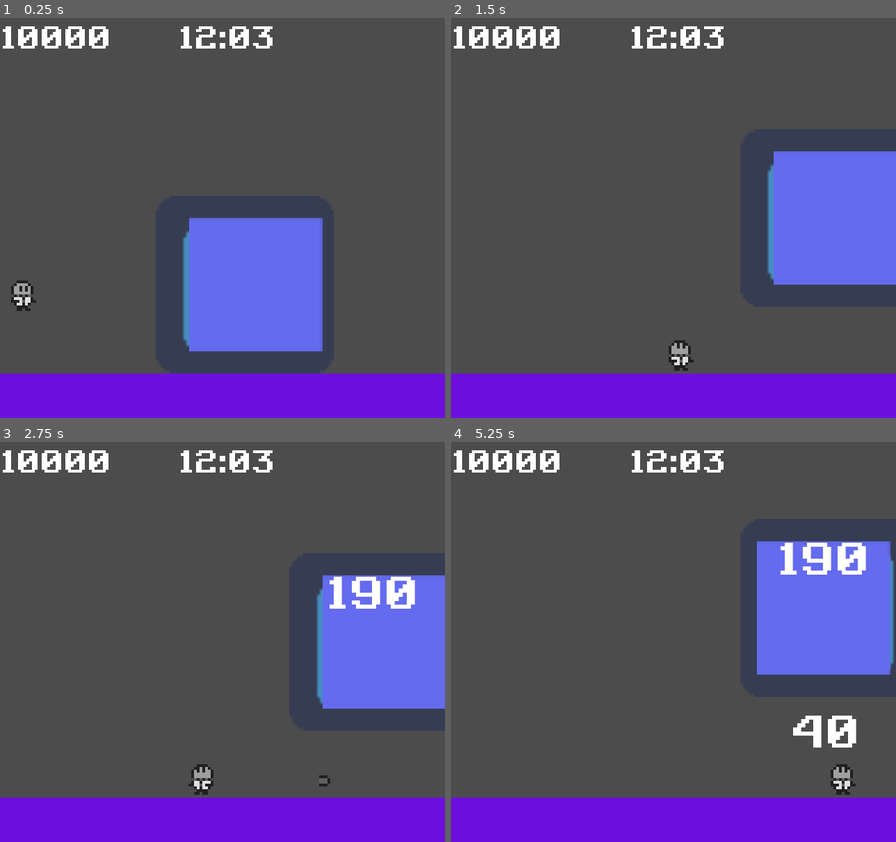
Above: before the commit, frames 1-4 (two rows, left to right).
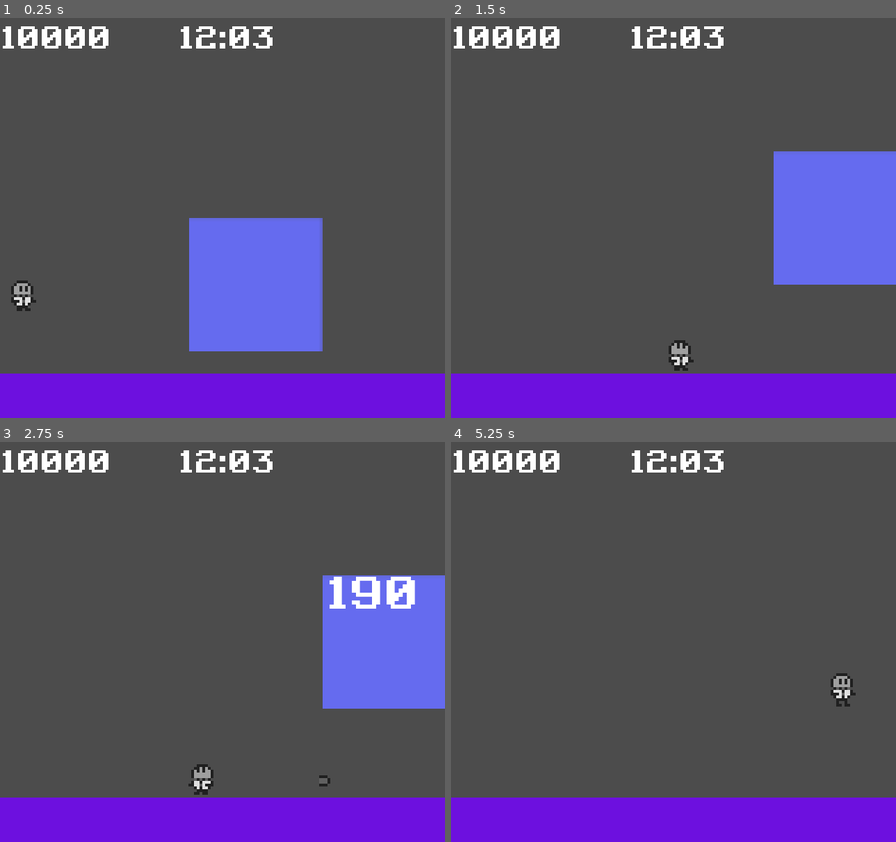
Above: after the commit, the same moments.

Repository: michaeldevlee/trials_of_the_galaxy
Game: Godot game, scene res://main.tscn
Same seed, same stepped clock (60 frames per second), same inputs: the game is played once before the commit and once after it. The engine's default icon, where the game draws it, is replaced by a stand-in: a white triangle on a blue panel in a dark square.
Inputs:
- Up to frame 1 (0.25 s): no input
- Up to frame 2 (1.5 s): hold Right (right) from 0.53 s (still down); tap D (dash) at 0.6 s; tap Space (jump) at 0.77 s; tap G (lock_facing_direction) at 1.35 s
- Up to frame 3 (2.75 s): tap Space (jump) at 1.52 s; release Right (right) at 2.03 s; hold Left (left) from 2.03 s (still down); hold F (shoot) from 2.03 s (still down)
- Up to frame 4 (5.25 s): release Left (left) at 2.78 s; release F (shoot) at 2.78 s; hold Right (right) 2.78-4.28 s; tap D (dash) at 2.85, 5.1 s; tap Space (jump) at 3.02, 3.77, 4.52 s; tap G (lock_facing_direction) at 3.6 s; hold Left (left) 4.28-5.03 s; tap F (shoot) at 4.35 s; hold Right (right) from 5.03 s (still down)

The runs differ from the first frame. In frame 1, 0.4% of the frame differs, in the area x 41-43%, y 53-83%; in frame 2, 0.4%; in frame 3, 0.4%; in frame 4, 11%, in the area x 68-100%, y 24-89%.

Commit message:
added rocket barrage state to boss attacks

Diff:
--- a/Core/Boss/AeroBot/AeroBot.tscn
+++ b/Core/Boss/AeroBot/AeroBot.tscn
@@ -8,7 +8,6 @@
 [ext_resource path="res://Core/Boss/AeroBot/Test_Boss.png" type="Texture" id=6]
 [ext_resource path="res://Core/Boss/AeroBot/FromIdle.gd" type="Script" id=7]
 [ext_resource path="res://Core/Boss/AeroBot/Barrage.gd" type="Script" id=8]
-[ext_resource path="res://icon.png" type="Texture" id=9]
 
 [sub_resource type="Animation" id=1]
 resource_name = "Attack_1"
@@ -35,14 +34,11 @@
 collision_mask = 3
 script = ExtResource( 5 )
 
-[node name="Sprite2" type="Sprite" parent="." index="0"]
-texture = ExtResource( 9 )
-
-[node name="Sprite" parent="." index="3"]
+[node name="Sprite" parent="." index="2"]
 scale = Vector2( 1.00307, 1 )
 texture = ExtResource( 6 )
 
-[node name="StateMachine" parent="." index="4"]
+[node name="StateMachine" parent="." index="3"]
 initial_state = NodePath("Idle")
 
 [node name="Idle" parent="StateMachine" index="0" instance=ExtResource( 1 )]
@@ -55,13 +51,10 @@
 [node name="Barrage" type="Node" parent="StateMachine" index="3"]
 script = ExtResource( 8 )
 
-[node name="AnimationPlayer" parent="." index="5"]
+[node name="AnimationPlayer" parent="." index="4"]
 anims/Attack_1 = SubResource( 1 )
 anims/FromIdleTrans = SubResource( 2 )
 anims/Idle = ExtResource( 4 )
 
-[node name="RayCast2D" type="RayCast2D" parent="." index="6"]
+[node name="RayCast2D" type="RayCast2D" parent="." index="5"]
 cast_to = Vector2( 0, 136 )
-
-[node name="RemoteTransform2D" type="RemoteTransform2D" parent="." index="9"]
-remote_path = NodePath("../Sprite2")
--- a/Core/Boss/AeroBot/Barrage.gd
+++ b/Core/Boss/AeroBot/Barrage.gd
@@ -1,10 +1,19 @@
 extends BossState
 class_name AeroBotBarrage
+
+var barrage_attack_ref = preload("res://Core/Boss/AeroBot/BarrageFullScreenAttack.tscn")
 
 func enter(msg:={}):
 	var tween = create_tween()
 	tween.tween_property(boss, "global_position:x", boss.global_position.x + 160, 1)
+	tween.tween_callback(self, "init_attack")
 
 
 func exit():
 	pass
+
+func init_attack():
+	var barrage_attack = barrage_attack_ref.instance()
+	get_tree().root.get_child(0).add_child(barrage_attack)
+	barrage_attack.connect("attack_ended", state_machine, "transition_to", ["Idle"])
+	barrage_attack.connect("rocket_hit_player", state_machine, "transition_to", ["Idle"])
--- /dev/null
+++ b/Core/Boss/AeroBot/BarrageFullScreenAttack.gd
@@ -0,0 +1,70 @@
+extends Node2D
+
+const ORIGINAL_POSITION = Vector2(0, 0)
+const ORIGINAL_NEXT_POSITION = Vector2(160+16, 8+16+60)
+
+var next_position = Vector2(160+16, 8+16+20)
+var all_rockets
+var rocket_tween
+var count : int = 0
+var max_count : int = 1
+
+onready var rockets_root = $Rockets
+onready var timer = $Timer
+
+signal attack_ended
+signal rocket_hit_player
+
+func _ready():
+	connect_signals()
+	init()
+
+
+func init():
+	reset_positions()
+	var rockets = rockets_root.get_children()
+	for rocket in rockets:
+		rocket.position = next_position
+		next_position += Vector2(0, (144-100)/4)
+
+	randomize()
+	rockets.shuffle()
+	all_rockets = rockets
+	timer.start()
+
+func exit():
+	emit_signal("rocket_hit_player")
+	queue_free()
+
+func connect_signals():
+	timer.connect("timeout", self, "start_rocket_launch")
+
+	for rocket in rockets_root.get_children():
+		rocket.connect("player_hit", self, "exit")
+
+func reset_positions():
+	for rocket in rockets_root.get_children():
+		rocket.position = ORIGINAL_POSITION
+		next_position = ORIGINAL_NEXT_POSITION
+
+func start_rocket_launch():
+	if all_rockets:
+		var rocket = all_rockets.pop_front()
+		var tween = create_tween()
+		rocket_tween = tween
+		tween.tween_property(rocket, "position", rocket.position + Vector2(-16, 0), 0.2)
+		tween.tween_callback(rocket.animation_player, "play", ["Shake"])
+		tween.tween_interval(0.2)
+		tween.tween_callback(rocket.animation_player, "stop")
+		tween.tween_property(rocket, "position", rocket.position + Vector2(-200, 0), 1)
+
+		if all_rockets.size() == 0:
+			tween.connect("finished", self, "restart_rocket_launch")
+			count += 1
+
+func restart_rocket_launch():
+	if count <= max_count:
+		rocket_tween.stop()
+		init()
+	else:
+		emit_signal("attack_ended")
--- /dev/null
+++ b/Core/Boss/AeroBot/BarrageFullScreenAttack.tscn
@@ -0,0 +1,20 @@
+[gd_scene load_steps=3 format=2]
+
+[ext_resource path="res://Core/Boss/AeroBot/BarrageFullScreenAttack.gd" type="Script" id=1]
+[ext_resource path="res://Core/Boss/AeroBot/Rocket.tscn" type="PackedScene" id=2]
+
+[node name="FullScreenAttack" type="Node2D"]
+script = ExtResource( 1 )
+
+[node name="Timer" type="Timer" parent="."]
+wait_time = 0.5
+
+[node name="Rockets" type="Node2D" parent="."]
+
+[node name="Rocket" parent="Rockets" instance=ExtResource( 2 )]
+
+[node name="Rocket2" parent="Rockets" instance=ExtResource( 2 )]
+
+[node name="Rocket3" parent="Rockets" instance=ExtResource( 2 )]
+
+[node name="Rocket4" parent="Rockets" instance=ExtResource( 2 )]
--- a/Core/Boss/AeroBot/FromIdle.gd
+++ b/Core/Boss/AeroBot/FromIdle.gd
@@ -1,7 +1,7 @@
 extends BossState
 class_name AerobotFromIdle
 
-var attack_states =["Pound"]
+var attack_states =["Pound", "Barrage"]
 var rng = RandomNumberGenerator.new()
 
 func _ready():
--- /dev/null
+++ b/Core/Boss/AeroBot/Rocket.gd
@@ -0,0 +1,23 @@
+extends KinematicBody2D
+class_name Rocket
+
+onready var animation_player = $AnimationPlayer
+
+signal player_hit
+
+var velocity : Vector2 = Vector2.ZERO
+
+func handle_collisions():
+	for index in get_slide_count():
+		var collision = get_slide_collision(index)
+		var body = collision.collider
+
+		if body is Player:
+			body.take_damage(10)
+
+		emit_signal("player_hit")
+		return
+
+func _physics_process(delta):
+	velocity = move_and_slide(velocity)
+	handle_collisions()
--- /dev/null
+++ b/Core/Boss/AeroBot/Rocket.tscn
@@ -0,0 +1,54 @@
+[gd_scene load_steps=6 format=2]
+
+[ext_resource path="res://Core/Boss/AeroBot/Test_Rocket.png" type="Texture" id=1]
+[ext_resource path="res://Core/Boss/AeroBot/Rocket.gd" type="Script" id=2]
+
+[sub_resource type="RectangleShape2D" id=1]
+extents = Vector2( 16, 8 )
+
+[sub_resource type="Animation" id=3]
+length = 0.001
+tracks/0/type = "value"
+tracks/0/path = NodePath("Sprite:offset")
+tracks/0/interp = 1
+tracks/0/loop_wrap = true
+tracks/0/imported = false
+tracks/0/enabled = true
+tracks/0/keys = {
+"times": PoolRealArray( 0 ),
+"transitions": PoolRealArray( 1 ),
+"update": 0,
+"values": [ Vector2( 0, 0 ) ]
+}
+
+[sub_resource type="Animation" id=2]
+resource_name = "Shake"
+length = 0.2
+loop = true
+tracks/0/type = "value"
+tracks/0/path = NodePath("Sprite:offset")
+tracks/0/interp = 1
+tracks/0/loop_wrap = true
+tracks/0/imported = false
+tracks/0/enabled = true
+tracks/0/keys = {
+"times": PoolRealArray( 0, 0.1 ),
+"transitions": PoolRealArray( 1, 1 ),
+"update": 0,
+"values": [ Vector2( 0, 0 ), Vector2( 0, -1 ) ]
+}
+
+[node name="Rocket" type="KinematicBody2D" groups=["Rocket"]]
+collision_layer = 16
+script = ExtResource( 2 )
+
+[node name="CollisionShape2D" type="CollisionShape2D" parent="."]
+shape = SubResource( 1 )
+
+[node name="Sprite" type="Sprite" parent="."]
+texture = ExtResource( 1 )
+
+[node name="AnimationPlayer" type="AnimationPlayer" parent="."]
+playback_speed = 2.0
+anims/RESET = SubResource( 3 )
+anims/Shake = SubResource( 2 )
--- a/Core/Player/Player.tscn
+++ b/Core/Player/Player.tscn
@@ -112,7 +112,7 @@
 
 [node name="Player" type="KinematicBody2D" groups=["Player"]]
 collision_layer = 5
-collision_mask = 4
+collision_mask = 20
 script = ExtResource( 1 )
 
 [node name="HealthComponent" parent="." instance=ExtResource( 3 )]
--- a/main.tscn
+++ b/main.tscn
@@ -17,7 +17,7 @@
 [node name="Player" parent="." instance=ExtResource( 1 )]
 position = Vector2( 8, 72 )
 
-[node name="TestBoss" parent="." instance=ExtResource( 4 )]
+[node name="AeroBot" parent="." instance=ExtResource( 4 )]
 position = Vector2( 72, 104 )
 
 [node name="HUD" parent="." instance=ExtResource( 5 )]
--- a/project.godot
+++ b/project.godot
@@ -78,6 +78,11 @@
 "class": "Player",
 "language": "GDScript",
 "path": "res://Core/Player/Player.gd"
+}, {
+"base": "KinematicBody2D",
+"class": "Rocket",
+"language": "GDScript",
+"path": "res://Core/Boss/AeroBot/Rocket.gd"
 }, {
 "base": "Node",
 "class": "State",
@@ -109,6 +114,7 @@
 "Idle_BossState": "",
 "InvincibilityComp": "",
 "Player": "",
+"Rocket": "",
 "State": "",
 "StateMachine": "",
 "TestBoss": ""
Not shown: 1 places in Core/Boss/AeroBot/AeroBot.tscn that only renumber resources
Binary file added: Core/Boss/AeroBot/Test_Rocket.png
Not shown, added: Core/Boss/AeroBot/Test_Rocket.png.import
Not shown, changed: export_presets.cfg
Not shown, added: Build/1.4.0/index.apple-touch-icon.png
Not shown, added: Build/1.4.0/index.audio.worklet.js
Not shown, added: Build/1.4.0/index.html
Not shown, added: Build/1.4.0/index.icon.png
Not shown, added: Build/1.4.0/index.js
Not shown, added: Build/1.4.0/index.pck
Not shown, added: Build/1.4.0/index.png
Not shown, added: Build/1.4.0/index.wasm
